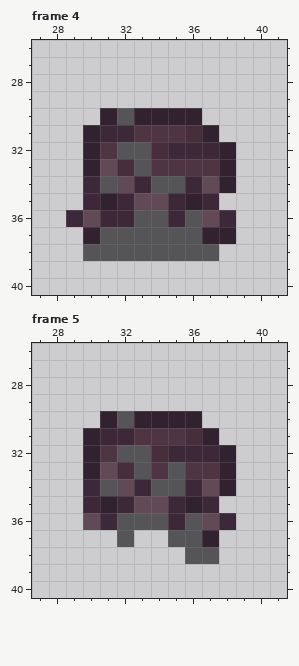
Pixel-art file: Assets/Sprites/Environment/RoomTable/Stool.ase. That is the earlier state.
64x64 pixels, 7 frames. Colours within 5 levels of each other are drawn and written as one. Shown: frame 4: x 27..41, y 26..40; frame 5: x 27..41, y 26..40. The commit also changed other frames, which this record leaves out.
Once edited:
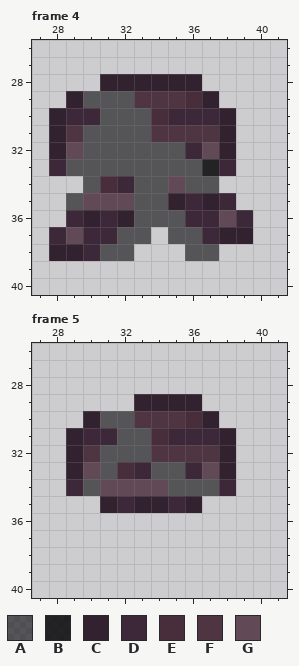
Palette (. is transparent): A #01000396  B #010003d4  C #32212e  D #3d2839  E #482d3b  F #4f3442  G #614956
Message: Added Stool destroy animation
The exact change:
Changed rows in their new state; - is an unchanged pixel.
Frame 4, layers "Layer 1", "Layer 2":
first column x 28:
28 ---CCCCCC---
29 -CAAAFFFEC--
30 CDDA-AEDDDC-
31 CFAAAA--FFC-
32 CGAA--AA-G--
33 DAAAA-AAABD-
34 --AEDA-GAA.-
35 -AGGGAACDCD-
36 --C-C--ADDGD
37 DGDD--.--D-C
38 CCD--...----
Frame 5, layers "Layer 1", "Layer 2":
first column x 29:
29 ----CCCC--
30 -CA-FFFEC-
31 CD-AAEDDDC
32 CFA--FFFF-
33 CGA-DA-DG-
34 DAG-GG-AAD
35 -.--CC--.-
36 -.........
37 ---.--...-
38 -------..-
Boxes around the changes in both pictures, in picture pixels (x1, y1, x2, y2):
changed: (49, 74, 253, 261)
changed: (66, 394, 236, 564)
